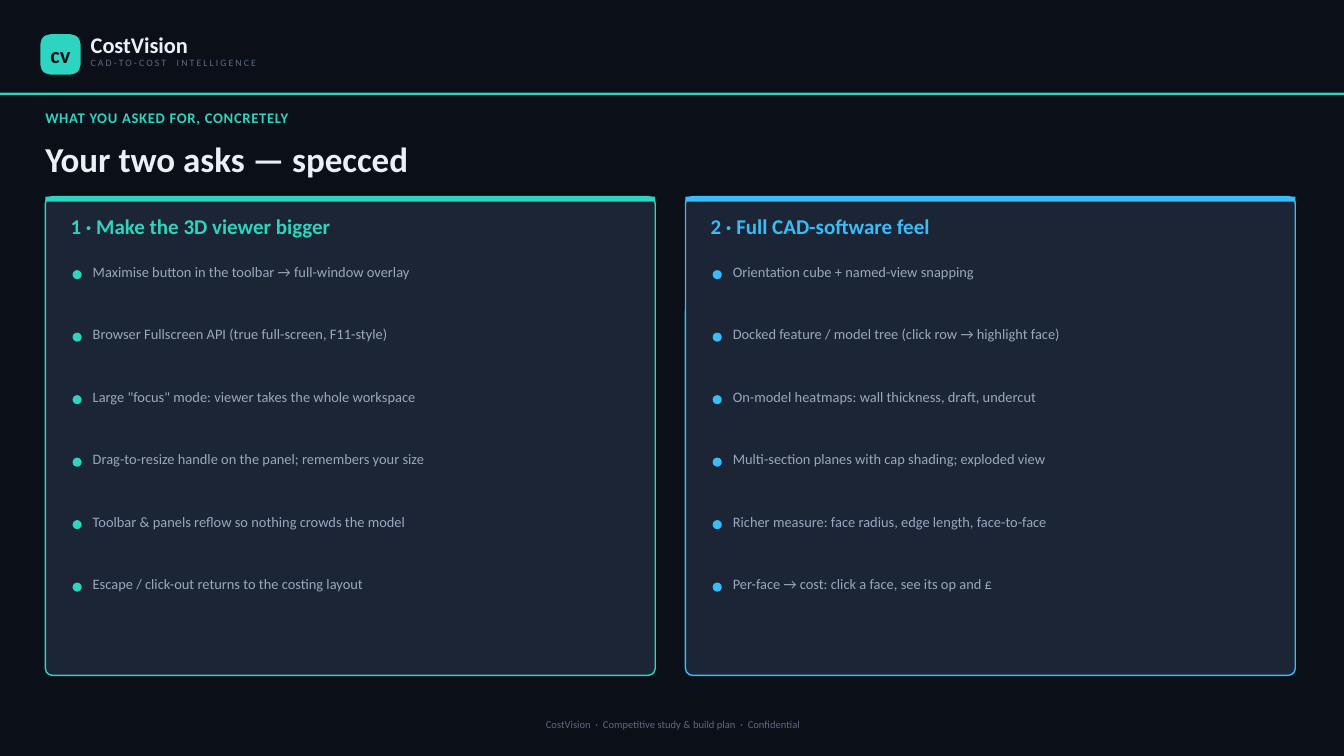
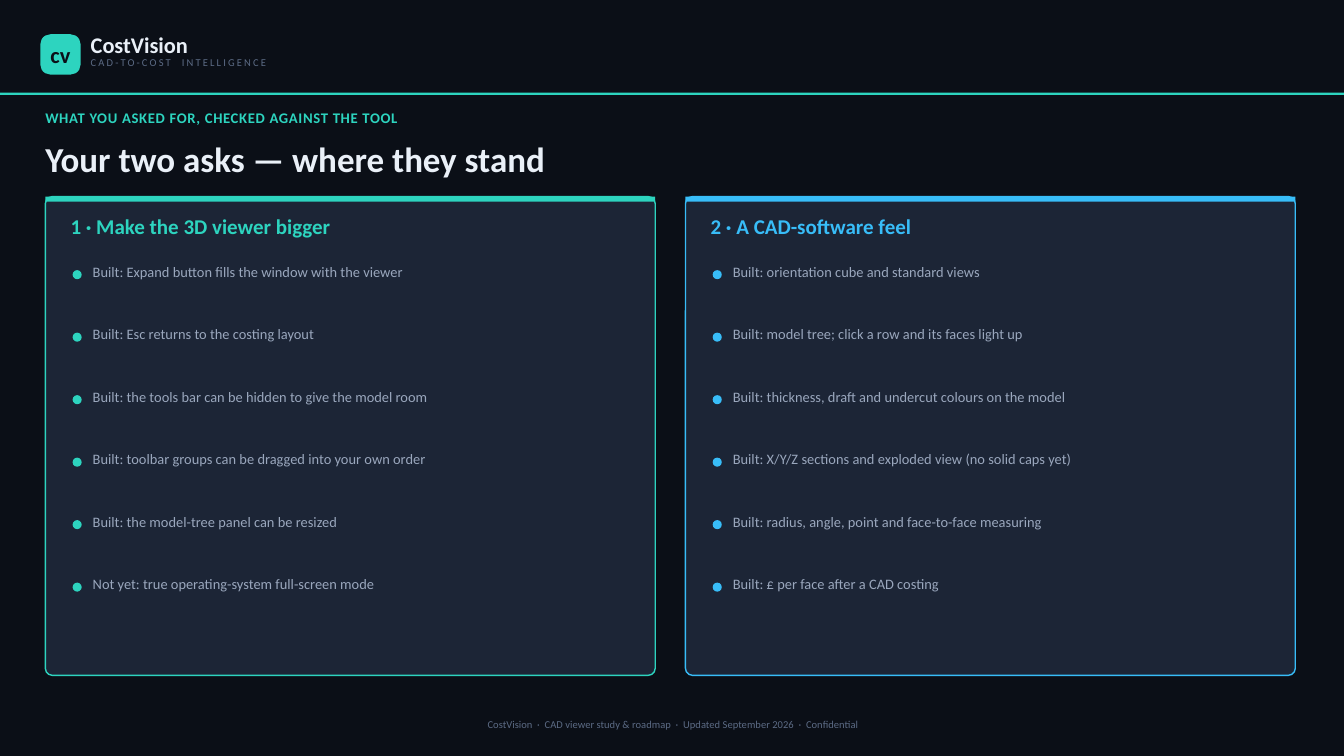
Before and after one commit to bhosaleavinash546/leamington-marathi, a slide deck: slide 14 of CostVision-3D-CAD-Viewer-Study-and-Roadmap.pptx. Drawn at 1344x756 pixels with LibreOffice and Linux fonts; fonts in the diff are those of the drawing. Boxes give left, top, right and bottom in pixels: in the first picture for what was removed or moved away, otherwise in the second. Text is boxed around its words. In the diff, an @@ line names an element or a change of style, - is before the commit and + after.

```diff
--- a/CostVision-3D-CAD-Viewer-Study-and-Roadmap.pptx
+++ b/CostVision-3D-CAD-Viewer-Study-and-Roadmap.pptx
@@ text "CAD-TO-COST INTELLIGENCE" at bbox=[91, 59, 266, 66]: size 7 to 7.5 pt @@
@@ text at bbox=[45, 113, 397, 125]: text changed @@
-WHAT YOU ASKED FOR, CONCRETELY
+WHAT YOU ASKED FOR, CHECKED AGAINST THE TOOL
@@ text at bbox=[45, 147, 545, 178]: text changed @@
-Your two asks — specced
+Your two asks — where they stand
@@ text at bbox=[711, 219, 911, 234]: text changed @@
-2 · Full CAD-software feel
+2 · A CAD-software feel
@@ text at bbox=[93, 267, 402, 280]: text changed @@
-Maximise button in the toolbar → full-window overlay
+Built: Expand button fills the window with the viewer
@@ text at bbox=[733, 267, 980, 277]: text changed @@
-Orientation cube + named-view snapping
+Built: orientation cube and standard views
@@ text at bbox=[93, 329, 314, 342]: text changed @@
-Browser Fullscreen API (true full-screen, F11-style)
+Built: Esc returns to the costing layout
@@ text at bbox=[733, 329, 1022, 342]: text changed @@
-Docked feature / model tree (click row → highlight face)
+Built: model tree; click a row and its faces light up
@@ text at bbox=[93, 392, 427, 405]: text changed @@
-Large "focus" mode: viewer takes the whole workspace
+Built: the tools bar can be hidden to give the model room
@@ text at bbox=[733, 392, 1065, 404]: text changed @@
-On-model heatmaps: wall thickness, draft, undercut
+Built: thickness, draft and undercut colours on the model
@@ text at bbox=[93, 454, 425, 467]: text changed @@
-Drag-to-resize handle on the panel; remembers your size
+Built: toolbar groups can be dragged into your own order
@@ text at bbox=[733, 454, 1071, 467]: text changed @@
-Multi-section planes with cap shading; exploded view
+Built: X/Y/Z sections and exploded view (no solid caps yet)
@@ text at bbox=[93, 517, 337, 529]: text changed @@
-Toolbar & panels reflow so nothing crowds the model
+Built: the model-tree panel can be resized
@@ text at bbox=[733, 517, 1041, 530]: text changed @@
-Richer measure: face radius, edge length, face-to-face
+Built: radius, angle, point and face-to-face measuring
@@ text at bbox=[93, 579, 374, 592]: text changed @@
-Escape / click-out returns to the costing layout
+Not yet: true operating-system full-screen mode
@@ text at bbox=[733, 579, 938, 592]: text changed @@
-Per-face → cost: click a face, see its op and £
+Built: £ per face after a CAD costing
@@ text at bbox=[488, 721, 858, 730]: text changed @@
-CostVision · Competitive study & build plan · Confidential
+CostVision · CAD viewer study & roadmap · Updated September 2026 · Confidential
```
Also in this commit, not shown: 14 other slides changed, 1 slide added, 1 slide removed, 1 other file.
